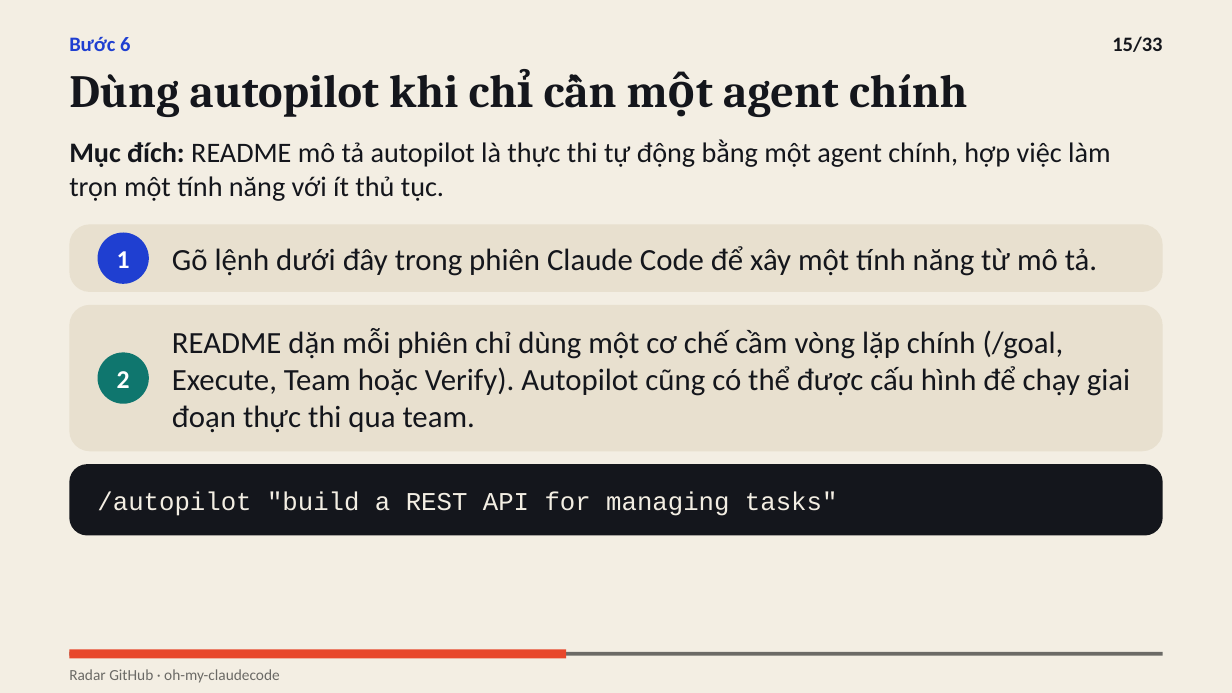
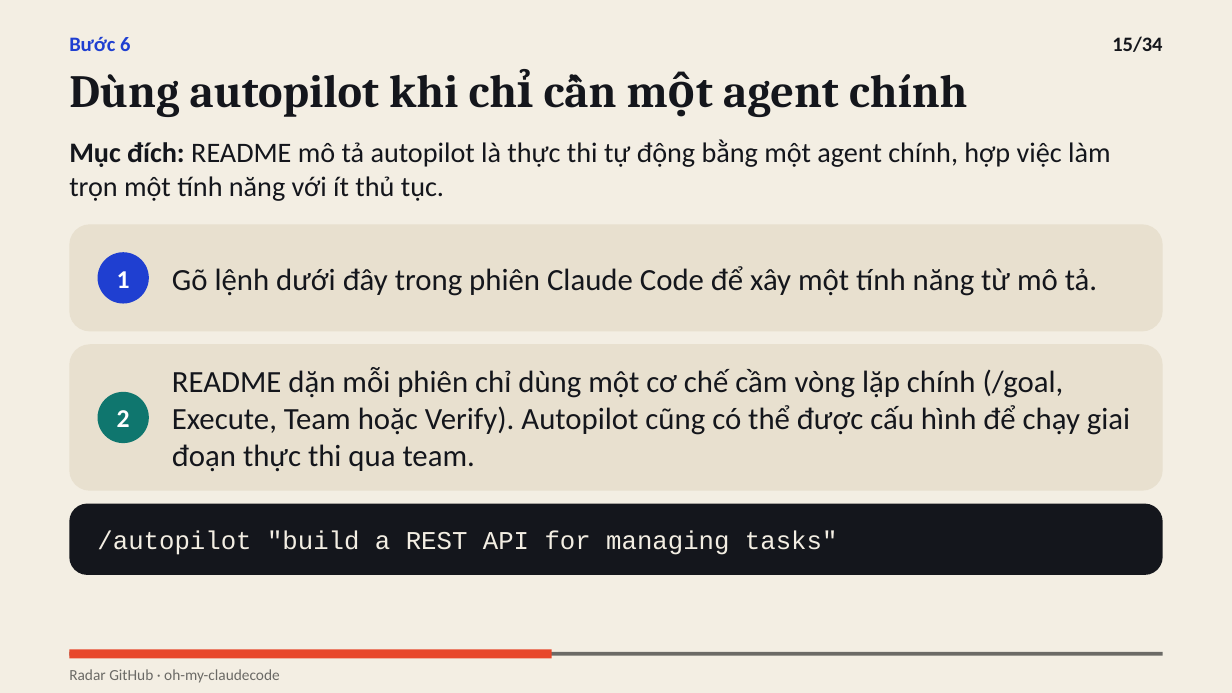
Before and after one commit to vohoailinh90/Github-radar, a slide deck: slide 15 of digests/2026-10-17-4/oh-my-claudecode/slides-vi.pptx. Drawn at 1232x693 pixels with LibreOffice and Linux fonts; fonts in the diff are those of the drawing. Boxes give left, top, right and bottom in pixels: in the first picture for what was removed or moved away, otherwise in the second. Text is boxed around its words. In the diff, an @@ line names an element or a change of style, - is before the commit and + after.

```diff
--- a/digests/2026-10-17-4/oh-my-claudecode/slides-vi.pptx
+++ b/digests/2026-10-17-4/oh-my-claudecode/slides-vi.pptx
@@ text at [1112,36,1162,52]: text changed @@
-15/33
+15/34
@@ rounded rectangle: place and size @@
-rounded rectangle at [69,225,1163,292]
+rounded rectangle at [69,225,1163,332]
@@ rounded rectangle at [69,225,1163,332]: proportions changed @@
@@ text "Gõ lệnh dưới đây trong ...": place and size @@
-text "Gõ lệnh dưới đây trong ..." at [172,246,1097,276]
+text "Gõ lệnh dưới đây trong ..." at [172,266,1097,296]
@@ ellipse "1": place and size @@
-ellipse "1" at [98,233,150,285]
+ellipse "1" at [98,252,150,304]
@@ 2 texts, 2 rounded rectangles, 1 ellipse: place and size @@
-2 texts, 2 rounded rectangles, 1 ellipse at [69,305,1163,535]
+2 texts, 2 rounded rectangles, 1 ellipse at [69,345,1163,575]
@@ rectangle: place and size @@
-rectangle at [69,650,567,659]
+rectangle at [69,650,552,659]
```
Also in this commit, not shown: 32 other slides changed, 1 slide added, 2 other files.
